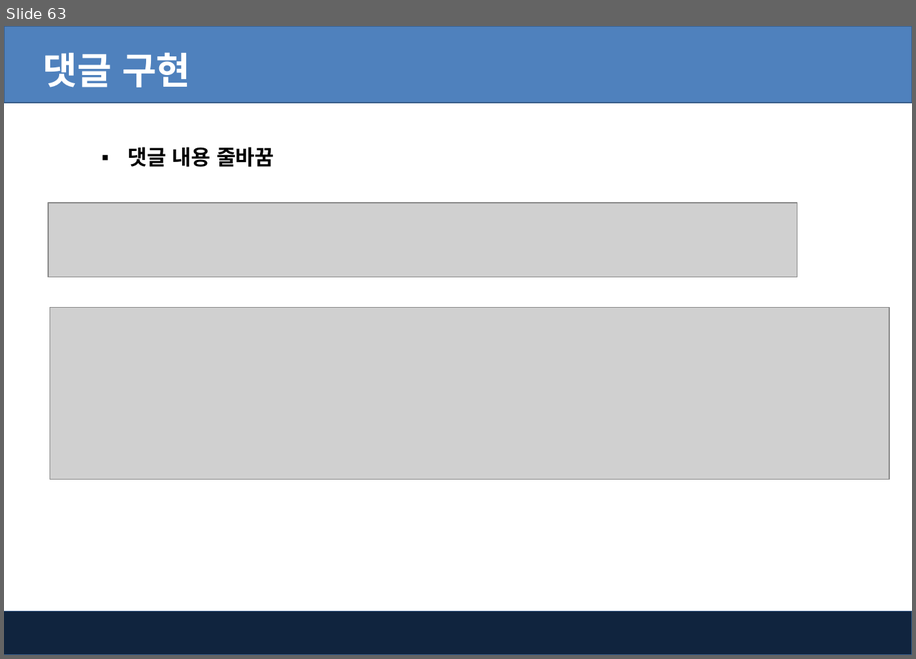
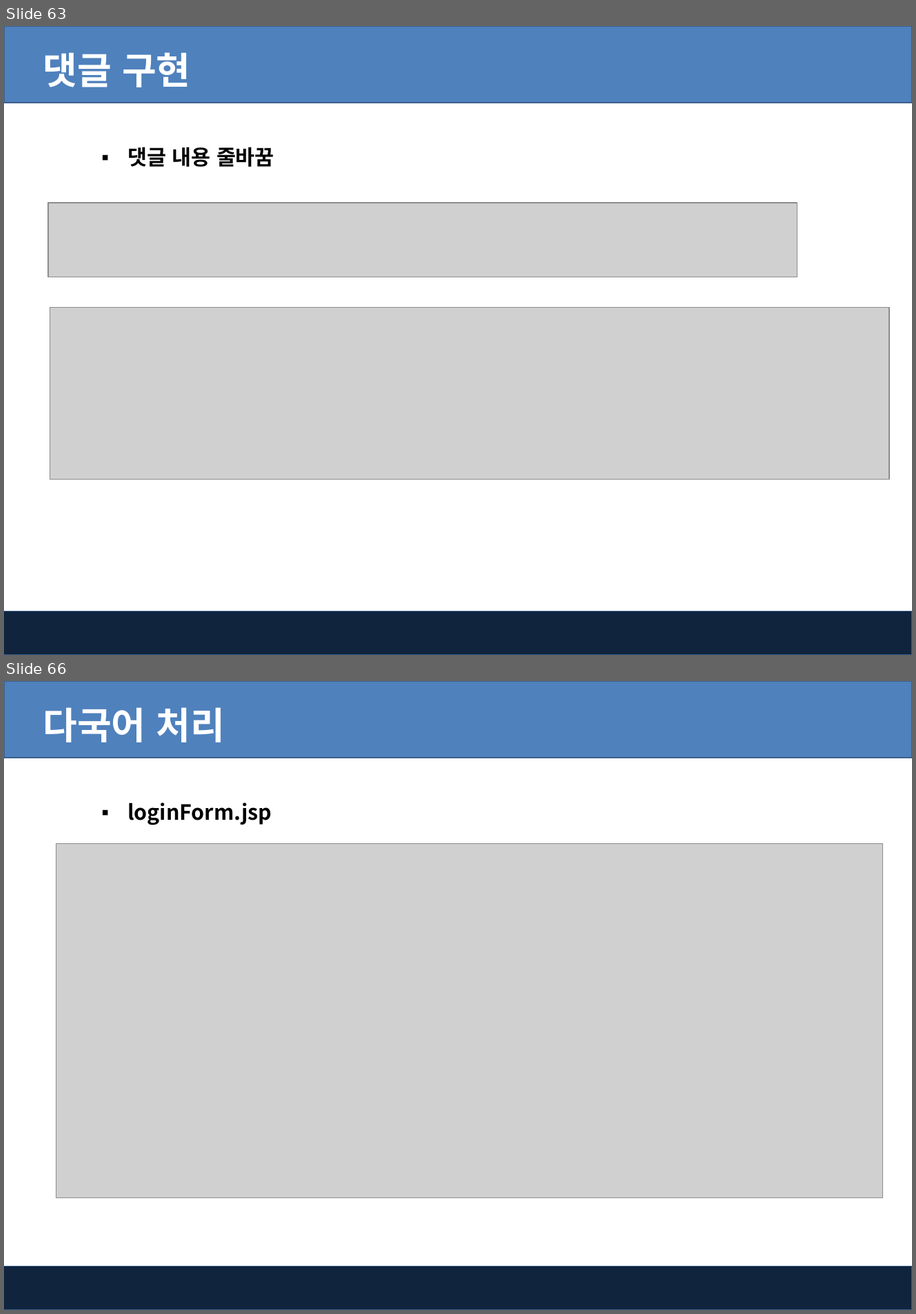
Before and after one commit to kiyongee2/green_project_web, a slide deck: jsp_ppt/10-3장. Jsp - MVC 게시판관리(mysql).pptx. Shown one above the other, each under a label of ours: slide 63 before the commit, slides 63 and 66 after it; the slides between them are not shown. The pictures are 916x659 and 916x1314 pixels, drawn with LibreOffice and Linux fonts; fonts in the diff are those of the drawing; grey boxes stand for pictures; background and template pictures are left out. Boxes give left, top, right and bottom in pixels: in the first picture for what was removed or moved away, otherwise in the second. Text is boxed around its words. In the diff, an @@ line names an element or a change of style, - is before the commit and + after.

```diff
--- a/jsp_ppt/10-3장. Jsp - MVC 게시판관리(mysql).pptx
+++ b/jsp_ppt/10-3장. Jsp - MVC 게시판관리(mysql).pptx
@@ slide 66 added at <box>4,681,912,1310</box>, background #FFFFFF; not listed: 2 template elements that a slide beside it also shows @@
@@ text added at <box>43,707,225,742</box>, 32 pt, text #FFFFFF, bold @@
+다국어 처리
@@ text added at <box>128,802,272,825</box>, 18 pt, text #000000, bold @@
+▪ loginForm.jsp
@@ picture added at <box>56,844,882,1199</box> @@
```
Also in this commit, not shown: 3 other slides added, 3 other files.
